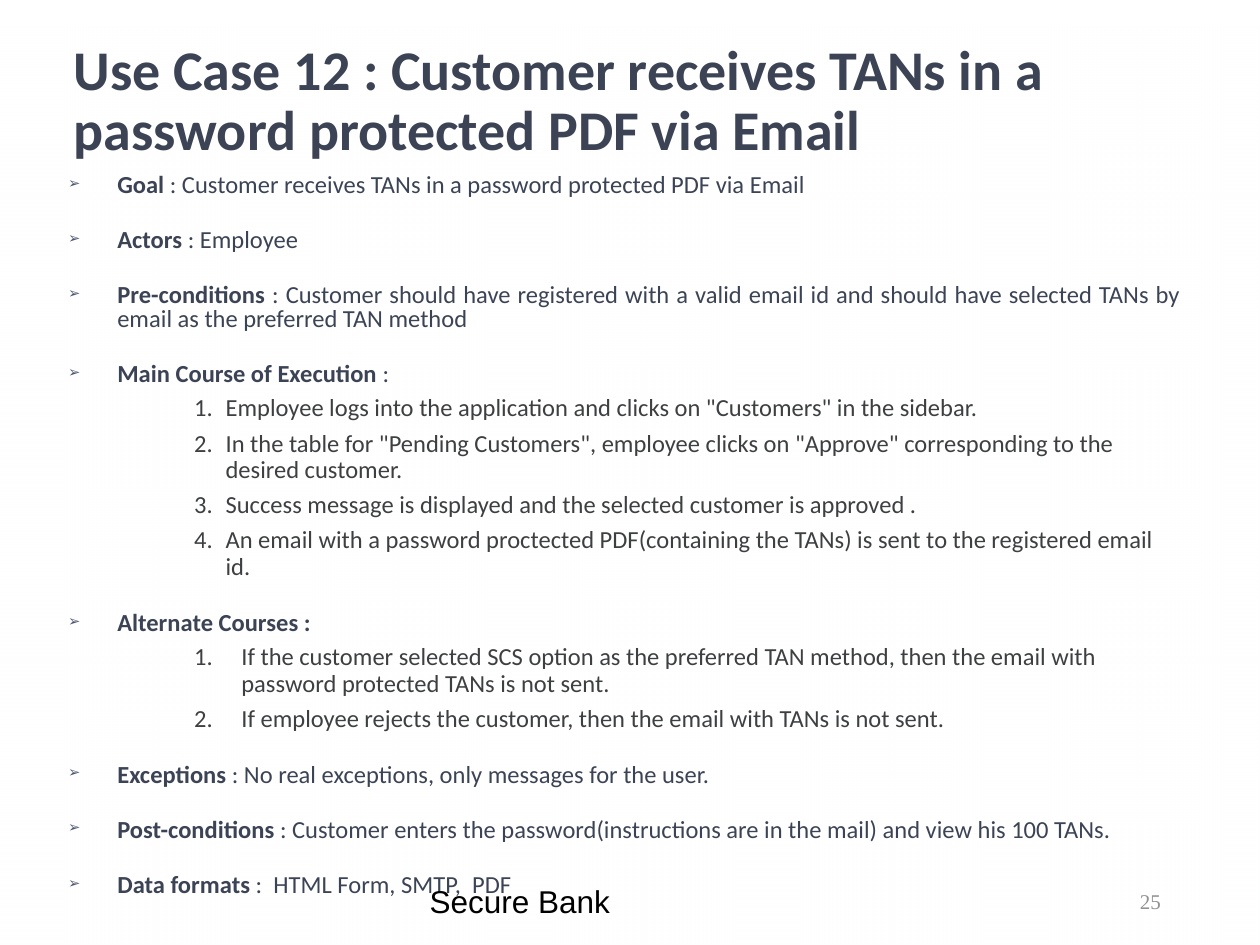
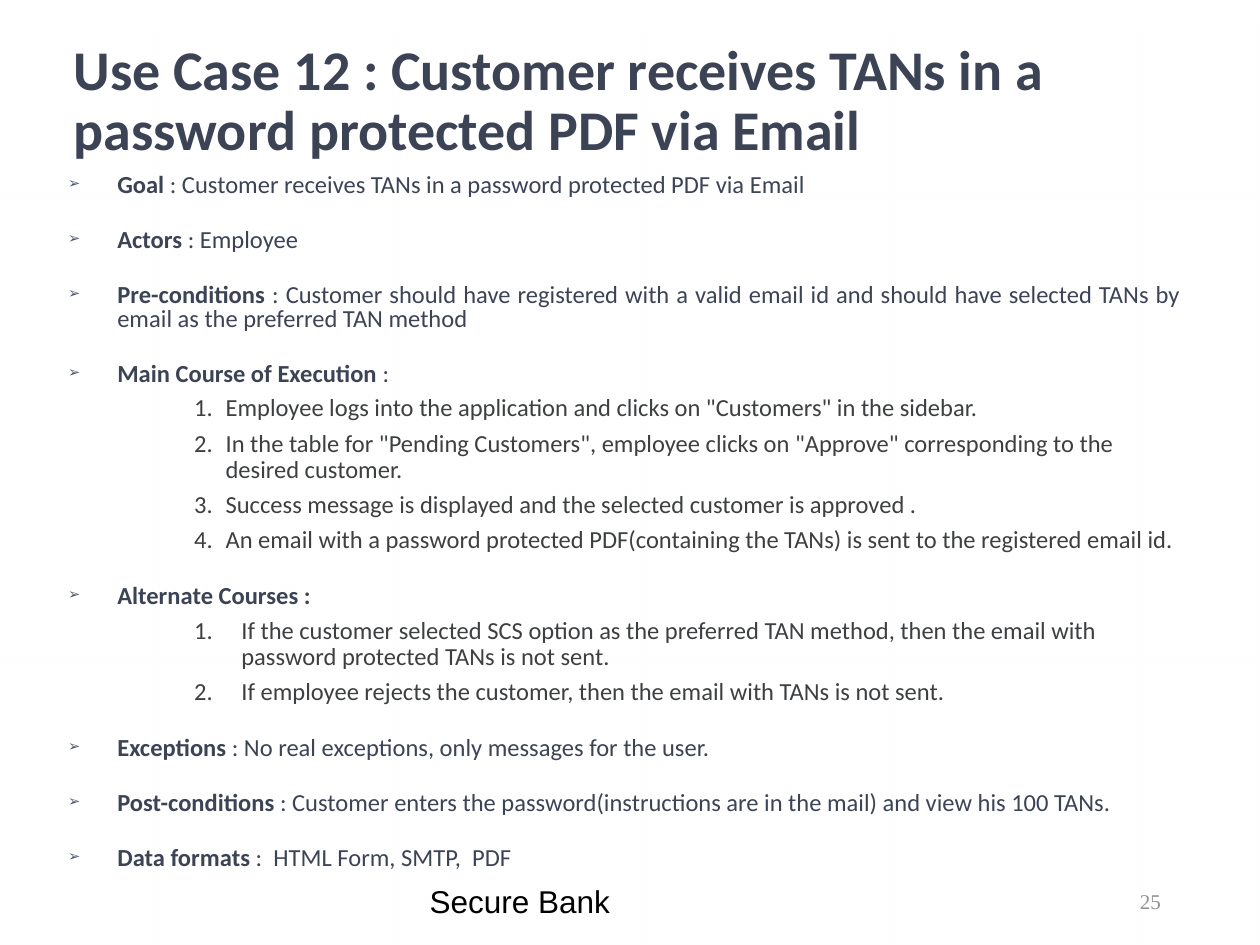
Before and after one commit to kwuerl/secure-coding-team-8, a slide deck: slide 25 of presentations/Phase3.ppt. Drawn at 1260x945 pixels with LibreOffice and Linux fonts; fonts in the diff are those of the drawing; background and template pictures are left out. Boxes give left, top, right and bottom in pixels: in the first picture for what was removed or moved away, otherwise in the second. Text is boxed around its words. In the diff, an @@ line names an element or a change of style, - is before the commit and + after.

Commit message:
ppt - corrected spelling mistakes

```diff
--- a/presentations/Phase3.ppt
+++ b/presentations/Phase3.ppt
@@ text at (226,530,1173,552): text changed @@
-    4. An email with a password proctected PDF(containing the TANs) is sent to the registered email id.
+    4. An email with a password protected PDF(containing the TANs) is sent to the registered email id.
```
Also in this commit, not shown: 3 other slides changed.
